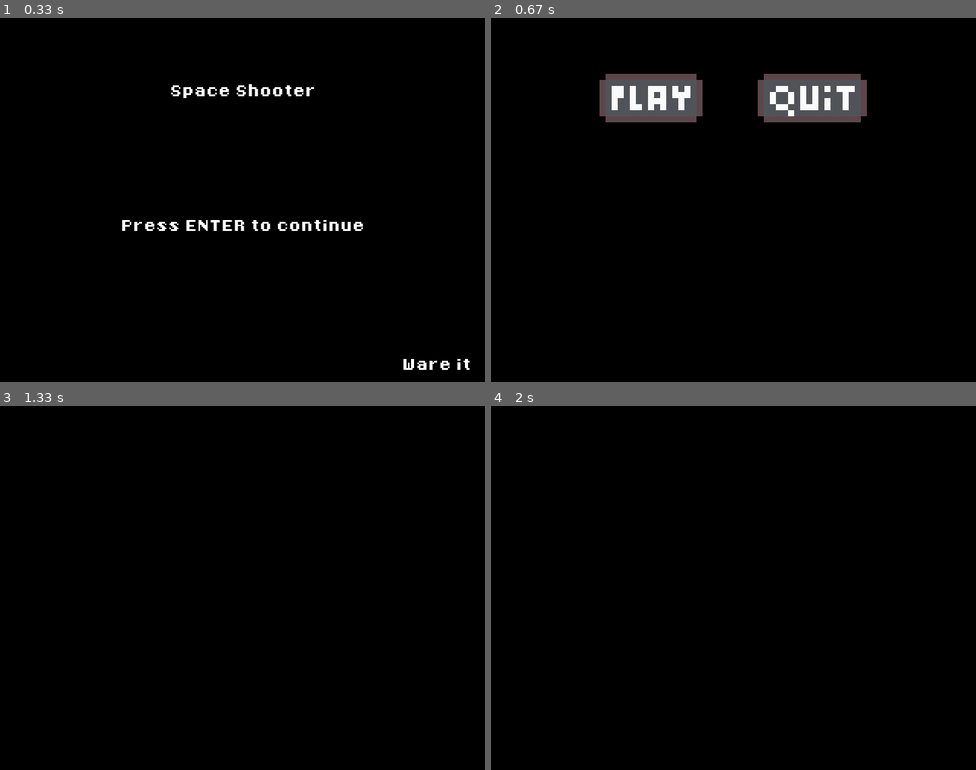
Above: before the commit, frames 1-4 (two rows, left to right).
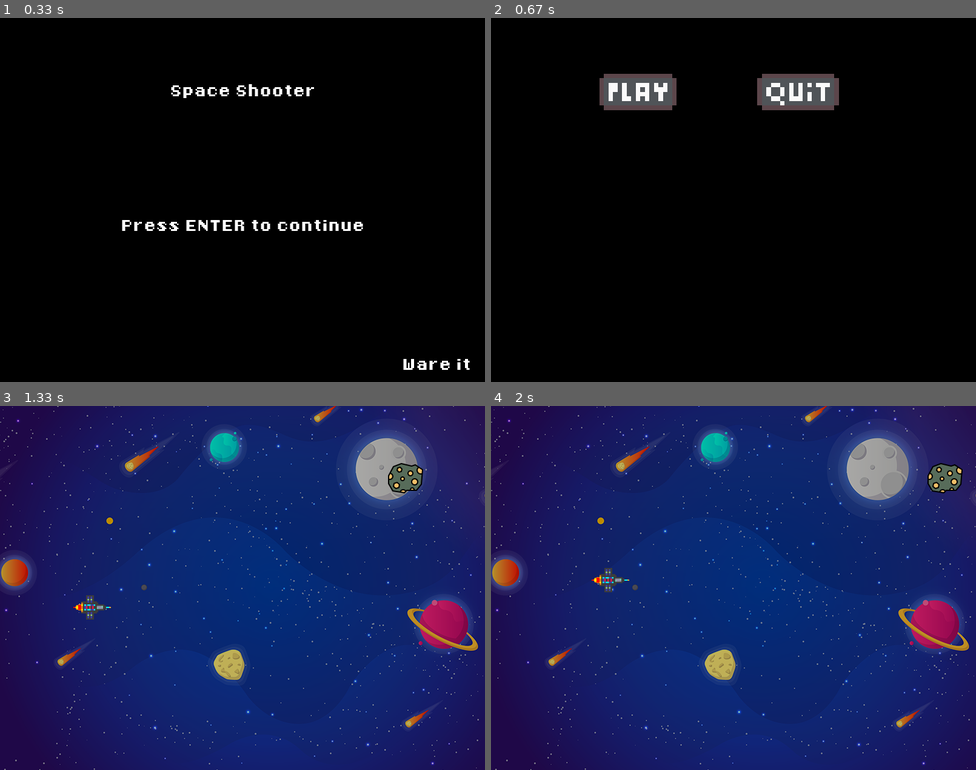
Above: after the commit, the same moments.

Repository: Sema-1054531/werkplaats-1-pygame
Game: pygame game, started from Master.py
Two runs of this game, one before a commit and one after it. Both use one fixed random seed, a clock stepped at 60 frames per second and the inputs below.
Inputs (mouse positions are in pixels of both pictures, inside the frame that each line leads up to):
- Up to frame 1 (0.33 s): no input
- Up to frame 2 (0.67 s): tap Enter at 0.33 s
- Up to frame 3 (1.33 s): click (145, 478) at 0.72 s; hold Right from 1 s (still down); move the mouse to (92, 533) at 1.03 s
- Up to frame 4 (2 s): release Right at 1.47 s; hold Up 1.5-1.8 s; hold Right from 1.83 s (still down)

Frame 1 is identical in both runs. In frame 2, 3.7% of the frame differs, in the area x 22-78%, y 15-29%; in frame 3, 100%, in the area x 0-100%, y 0-100%; in frame 4, 100%.

Commit message:
ADD: Changed some code to make it compatible with the main, Added some of the code to the Master.py

Diff:
--- a/Gamewareit.py
+++ b/Gamewareit.py
@@ -1,7 +1,5 @@
 import random
 import pygame
-
-pygame.soundmixer(44100, 32, 16, 8)
 pygame.init()
 
 # create screen
@@ -116,3 +114,8 @@
     if bullet_state == "fire":
         fire_bullet(playerX,bulletY)
         bulletX += bulletX_change
+
+
+    pygame.display.update()
+
+pygame.quit()
--- a/Master.py
+++ b/Master.py
@@ -1,7 +1,86 @@
-import startscreen
+import pygame
+import button
 
-import background
+pygame.init()
 
-import Gamewareit
+#Create game window
+screen_width = 800
+screen_height = 600
+playbutton_width = 176
+playbutton_heigt = 84
+quitbutton_width = 184
+quitbutton_height = 84
 
-import endscreen
+#define font
+def create_font(t, s=40, c=(255, 255, 255), b=False, i=False):
+    font = pygame.font.Font("8-bit-madness.ttf", s, bold=b, italic=i)
+    text = font.render(t, True, c)
+    return text
+
+name_text = create_font("Space Shooter")
+startup_text = create_font("Press ENTER to continue")
+groupname_text = create_font("Ware it")
+
+screen = pygame.display.set_mode((screen_width, screen_height))
+pygame.display.set_caption("Main Menu")
+
+#game variables
+game_menu = False
+menu_state = "main"
+
+
+#define colours
+TEXT_COL = (255, 255, 255)
+
+#load button images
+start_img = pygame.image.load("../pythonProject2/Images/Play.png").convert_alpha()
+quit_img = pygame.image.load("../pythonProject2/Images/Quit.png").convert_alpha()
+
+#Create button instances
+start_button = button.Button(screen_width * 0.33 - playbutton_width // 2, screen_height * 0.15, start_img, 0.75)
+quit_button = button.Button(screen_width * 0.66 - quitbutton_width // 2, screen_height * 0.15, quit_img, 0.75)
+
+def draw_text(text, font, text_col, x, y):
+    img = font.render(text, True, text_col)
+    screen.blit(img, (x, y))
+
+#Game Loop
+run = True
+while run:
+
+    screen.fill((0, 0, 0))
+
+    #check if game is in the menu
+    if game_menu == True:
+        #check menu state
+        if menu_state == "main":
+            #draw menu screen buttons
+            if start_button.draw(screen):
+                menu_state = "running"
+                if menu_state == "running":
+                    import Gamewareit
+            if quit_button.draw(screen):
+                run = False
+
+    else:
+        name_text_rect = name_text.get_rect(center=(screen_width // 2, screen_height // 5))
+        startup_text_rect = startup_text.get_rect(center=(screen_width // 2, screen_height // 1.75))
+        groupname_text_rect = groupname_text.get_rect(center=(screen_width * 0.9, screen_height // 1.05))
+
+        screen.blit(startup_text, startup_text_rect)
+        screen.blit(name_text, name_text_rect)
+        screen.blit(groupname_text, groupname_text_rect)
+
+# event handler
+    for event in pygame.event.get():
+        if event.type == pygame.KEYDOWN:
+            if event.key == pygame.K_RETURN:
+                game_menu = True
+
+        if event.type == pygame.QUIT:
+            run = False
+
+
+    pygame.display.update()
+
+pygame.quit()
--- a/background.py
+++ b/background.py
@@ -4,12 +4,12 @@
 pygame.init()
 
 #Creating a window
-width = 1000
+width = 800
 height = 600
-window = pygame.display.set_mode((1000, 600))
+window = pygame.display.set_mode((800, 600))
 
 #Background image
-bg_img = pygame.image.load('images/planet.jpg')
+bg_img = pygame.image.load('../pythonProject2/Images/planet.jpg')
 bg_img = pygame.transform.scale(bg_img, (width, height))
 
 i = 0
--- a/startscreen.py
+++ b/startscreen.py
@@ -33,12 +33,12 @@
 TEXT_COL = (255, 255, 255)
 
 #load button images
-start_img = pygame.image.load("images/Play.png").convert_alpha()
-quit_img = pygame.image.load("images/Quit.png").convert_alpha()
+start_img = pygame.image.load("../pythonProject2/Images/Play.png").convert_alpha()
+quit_img = pygame.image.load("../pythonProject2/Images/Quit.png").convert_alpha()
 
 #Create button instances
-start_button = button.Button(screen_width * 0.33 - playbutton_width // 2, screen_height * 0.15, start_img, 1)
-quit_button = button.Button(screen_width * 0.66 - quitbutton_width // 2, screen_height * 0.15, quit_img, 1)
+start_button = button.Button(screen_width * 0.33 - playbutton_width // 2, screen_height * 0.15, start_img, 0.75)
+quit_button = button.Button(screen_width * 0.66 - quitbutton_width // 2, screen_height * 0.15, quit_img, 0.75)
 
 def draw_text(text, font, text_col, x, y):
     img = font.render(text, True, text_col)
@@ -68,10 +68,6 @@
         screen.blit(startup_text, startup_text_rect)
         screen.blit(name_text, name_text_rect)
         screen.blit(groupname_text, groupname_text_rect)
-    #     draw_text("Space Shooter", font, TEXT_COL, 230, 50)
-    #     draw_text("Ware it", font2, TEXT_COL, 700, 550)
-    #     draw_text("Press ENTER to continue", font2, TEXT_COL, 260, 200)
-
 
 # event handler
     for event in pygame.event.get():
